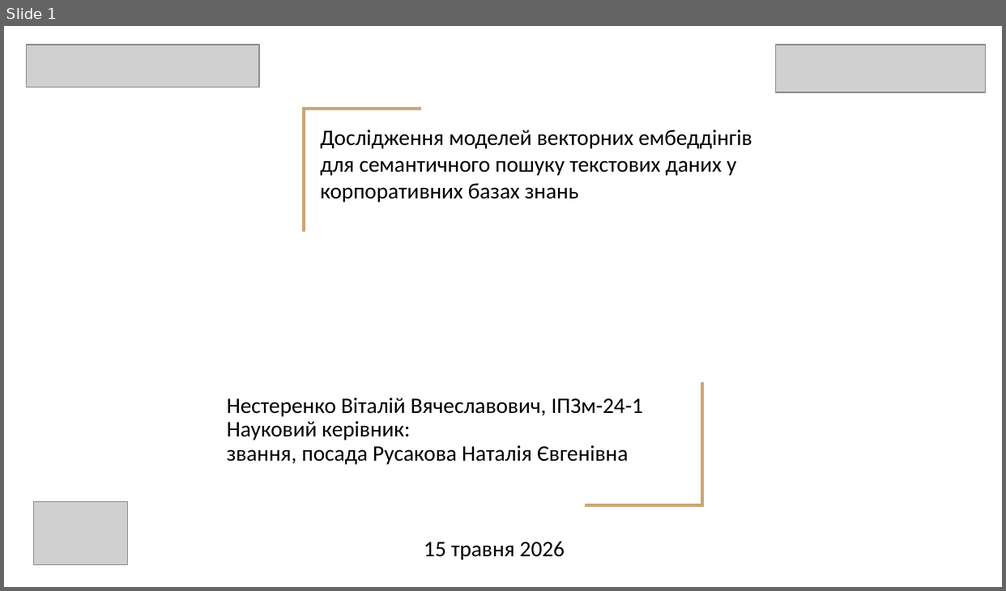
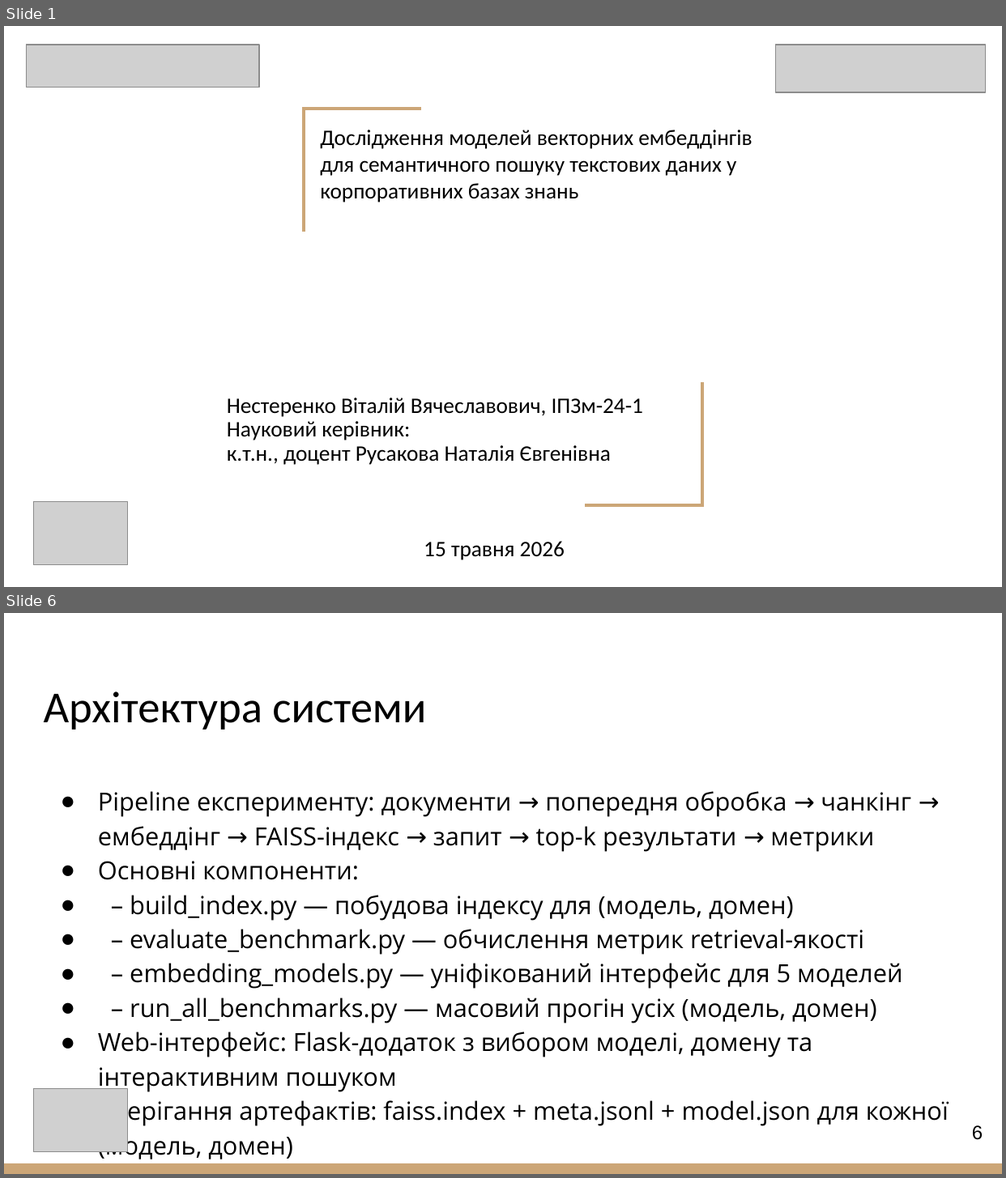
Before and after one commit to vitaliinnest/kb-semantic-search-benchmark, a slide deck: Nesterenko_Presentation.pptx. Shown one above the other, each under a label of ours: slide 1 before the commit, slides 1 and 6 after it; the slides between them are not shown. The pictures are 1006x591 and 1006x1178 pixels, drawn with LibreOffice and Linux fonts; fonts in the diff are those of the drawing; grey boxes stand for pictures. Boxes give left, top, right and bottom in pixels: in the first picture for what was removed or moved away, otherwise in the second. Text is boxed around its words. In the diff, an @@ line names an element or a change of style, - is before the commit and + after.

```diff
--- a/Nesterenko_Presentation.pptx
+++ b/Nesterenko_Presentation.pptx
@@ slide 6 added at [4,613,1002,1174], background #FFFFFF @@
@@ title added at [44,692,426,730], 32 pt, text #000000 @@
+Архітектура системи
@@ text added at [98,791,948,1127], 18 pt, text #000000 @@
+● Pipeline експерименту: документи → попередня обробка → чанкінг → ембеддінг → FAISS-індекс → запит → top-k результати → метрики
+● Основні компоненти:
+● – build_index.py — побудова індексу для (модель, домен)
+● – evaluate_benchmark.py — обчислення метрик retrieval-якості
+● – embedding_models.py — уніфікований інтерфейс для 5 моделей
+● – run_all_benchmarks.py — масовий прогін усіх (модель, домен)
+● Web-інтерфейс: Flask-додаток з вибором моделі, домену та інтерактивним пошуком
+● Зберігання артефактів: faiss.index + meta.jsonl + model.json для кожної (модель, домен)
@@ picture added at [33,1089,127,1153] @@
@@ page number added at [972,1126,982,1140], 14 pt, text #000000 @@
+6
@@ rectangle added at [4,1164,1002,1174], fill #CCA677 @@
@@ slide 1 changed as well @@
@@ subtitle at [227,446,611,465]: text changed @@
-звання, посада Русакова Наталія Євгенівна
+к.т.н., доцент Русакова Наталія Євгенівна
```
Also in this commit, not shown: 2 other slides changed, 8 other slides added, 9 slides removed, 1 other file.
